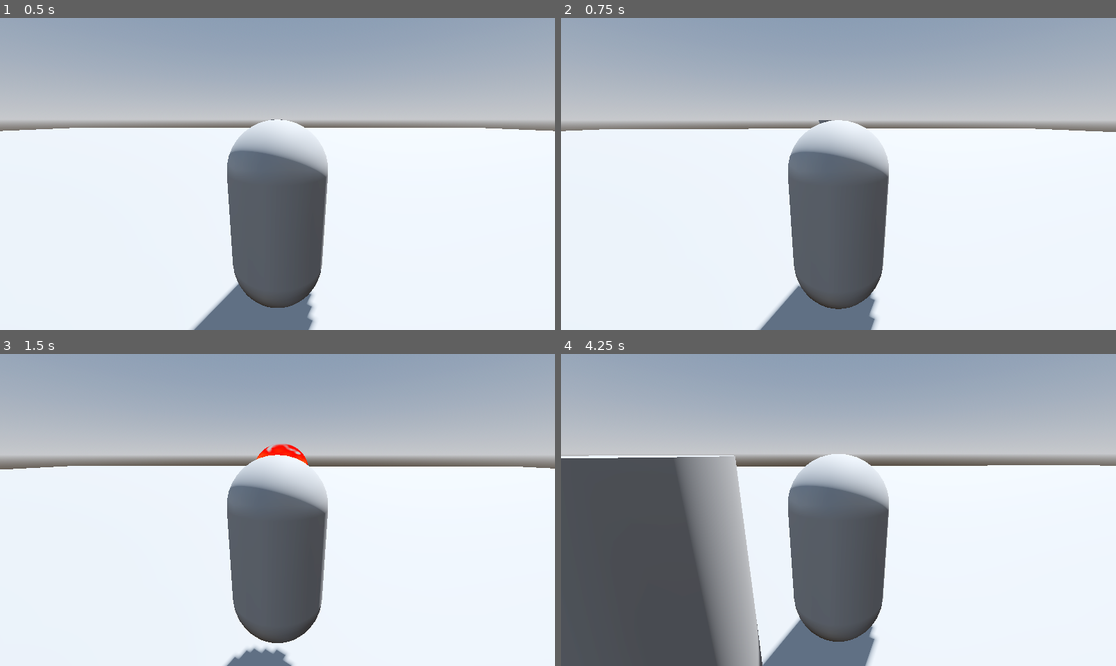
Above: before the commit, frames 1-4 (two rows, left to right).
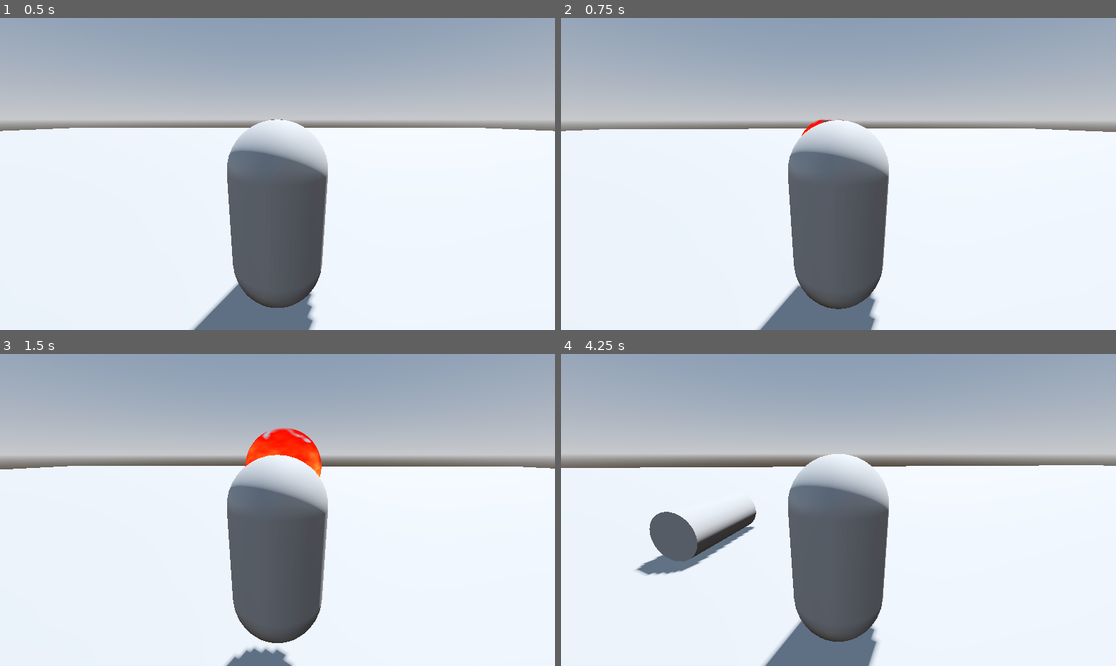
Above: after the commit, the same moments.

Repository: AlexanderMendivil/simple-rpg
Game: Godot game, scene res://scenes/test_scene.tscn
Same seed, same stepped clock (60 frames per second), same inputs: the game is played once before the commit and once after it.
Inputs (mouse positions are in pixels of both pictures, inside the frame that each line leads up to):
- Up to frame 1 (0.5 s): no input
- Up to frame 2 (0.75 s): move the mouse to (866, 174) at 0.52 s; press the mouse at (866, 174) at 0.53 s; hold W (move_forward) from 0.53 s (still down)
- Up to frame 3 (1.5 s): keep holding W (move_forward); tap Space (jump) at 0.77 s; tap Enter at 1.25 s; move the mouse to (249, 510) at 1.27 s; release the mouse at (249, 510) at 1.28 s; click (249, 510) at 1.35 s
- Up to frame 4 (4.25 s): keep holding W (move_forward); tap Space (jump) at 1.52, 3.02, 3.77 s; move the mouse to (849, 503) at 2.02 s; press the mouse at (849, 503) at 2.03 s; move the mouse to (832, 516) at 2.77 s; release the mouse at (832, 516) at 2.78 s; click (832, 516) at 2.85 s; move the mouse to (877, 513) at 3.52 s; press the mouse at (877, 513) at 3.53 s

Frame 1 is identical in both runs. In frame 2, less than 0.1% of the frame differs, in the area x 43-51%, y 32-38%; in frame 3, 1.0%; in frame 4, 22%, in the area x 0-98%, y 32-100%.

Commit message:
Increase over time

Diff:
--- a/spells/fire_ball.gd
+++ b/spells/fire_ball.gd
@@ -2,6 +2,7 @@
 class_name FireBall
 
 @export var force = 10
+@export var increase = 10
 @onready var timer = $Timer
 
 func _ready():
@@ -9,8 +10,9 @@
 	max_contacts_reported = 1
 	timer.start()
 
-func _process(_delta):
-	pass
+func _physics_process(delta):
+	scale = (scale*delta) * increase
+	increase +=1
 
 
 func cast(direction: Vector3) -> void:
--- a/spells/fire_ball.tscn
+++ b/spells/fire_ball.tscn
@@ -29,6 +29,8 @@
 contact_monitor = true
 can_sleep = false
 script = ExtResource("1_0ojcf")
+force = 20
+increase = 100
 
 [node name="CollisionShape3D" type="CollisionShape3D" parent="."]
 shape = SubResource("SphereShape3D_kqede")
